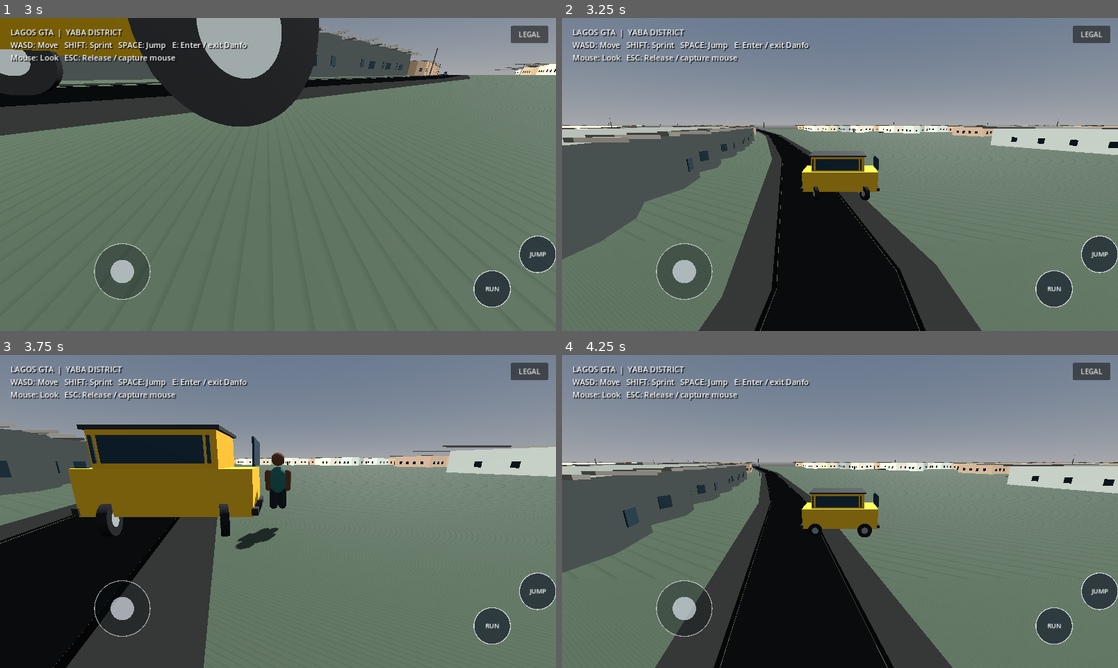
Above: before the commit, frames 1-4 (two rows, left to right).
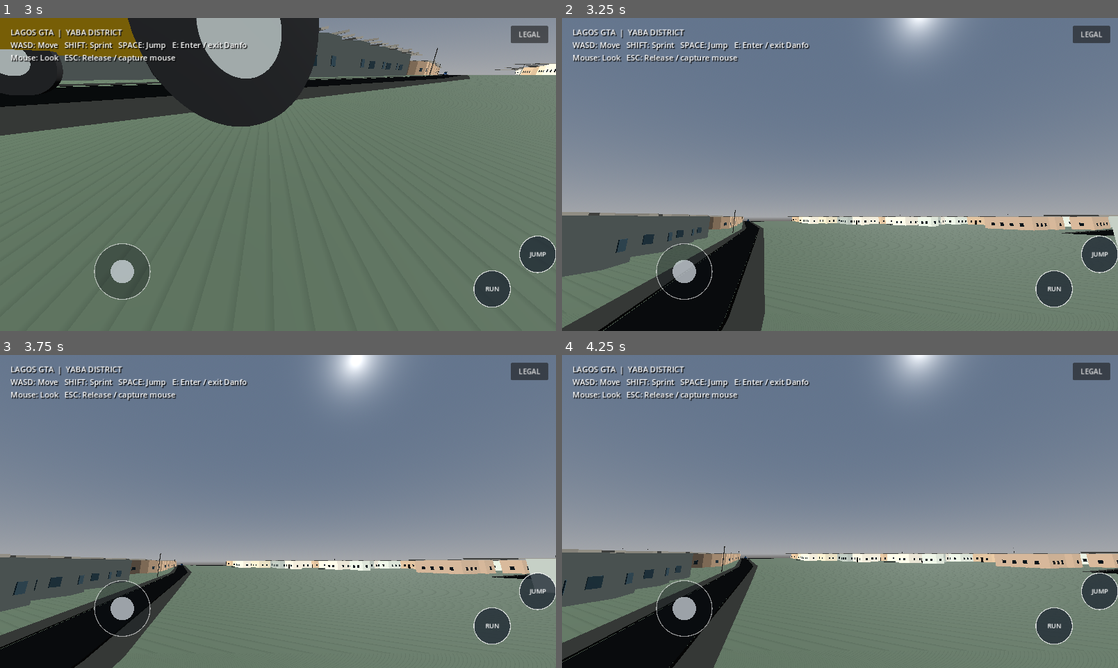
Above: after the commit, the same moments.

Repository: johnAyodele1/lagos-gta
Game: Godot game, scene res://scenes/main.tscn
Same seed, same stepped clock (60 frames per second), same inputs: the game is played once before the commit and once after it.
Inputs (mouse positions are in pixels of both pictures, inside the frame that each line leads up to):
- Up to frame 1 (3 s): click "LEGAL" at 0.5 s; click "I agree to the Terms & Condit…" at 1.25 s; click "Accept and continue" at 2 s; tap Enter at 2.75 s; move the mouse to (305, 174) at 2.77 s; hold W from 2.78 s (still down); hold Shift from 2.78 s (still down)
- Up to frame 2 (3.25 s): keep holding W; keep holding Shift; tap Space at 3.02 s
- Up to frame 3 (3.75 s): keep holding W; move the mouse to (250, 511) at 3.52 s; release Shift at 3.53 s; tap E at 3.6 s
- Up to frame 4 (4.25 s): keep holding W; tap Space at 3.77 s

Frame 1 is identical in both runs. In frame 2, 67% of the frame differs, in the area x 0-100%, y 0-100%; in frame 3, 59%; in frame 4, 66%.

Commit message:
feat: keep danfo camera collision-aware and restore on-foot spring arm

Diff:
--- a/scripts/vehicle_controller.gd
+++ b/scripts/vehicle_controller.gd
@@ -113,10 +113,12 @@
 	player.collision_mask = 0
 	player.body_mesh.visible = false
 	player.camera_pivot.reparent(self, false)
-	player.camera_pivot.position = Vector3(0.0, 3.2, 6.8)
-	player.camera_pivot.rotation = Vector3(deg_to_rad(-14.0), 0.0, 0.0)
+	player.camera_pivot.position = Vector3(0.0, 2.4, 0.0)
+	player.camera_pivot.rotation = Vector3(deg_to_rad(-12.0), PI, 0.0)
+	player.camera_pivot.spring_length = 8.0
+	player.camera_pivot.collision_mask = WORLD_COLLISION_LAYER
 	player.camera.position = Vector3.ZERO
-	player.camera.rotation = Vector3.ZERO
+	player.camera.rotation = Vector3(0.0, PI, 0.0)
 
 func _find_safe_exit_position(player: Node) -> Vector3:
 	var capsule := CapsuleShape3D.new()
@@ -152,9 +154,11 @@
 	driver = null
 	player.camera_pivot.reparent(player, false)
 	player.camera_pivot.position = Vector3(0.0, 1.72, 0.0)
-	player.camera_pivot.rotation = Vector3.ZERO
-	player.camera.position = Vector3(0.0, 2.15, 7.2)
-	player.camera.rotation.x = deg_to_rad(-14.0)
+	player.camera_pivot.rotation = Vector3(deg_to_rad(-14.0), PI, 0.0)
+	player.camera_pivot.spring_length = 7.2
+	player.camera_pivot.collision_mask = WORLD_COLLISION_LAYER
+	player.camera.position = Vector3.ZERO
+	player.camera.rotation = Vector3(0.0, PI, 0.0)
 	player.global_position = safe_position
 	player.velocity = Vector3.ZERO
 	player.collision_layer = _driver_collision_layer
